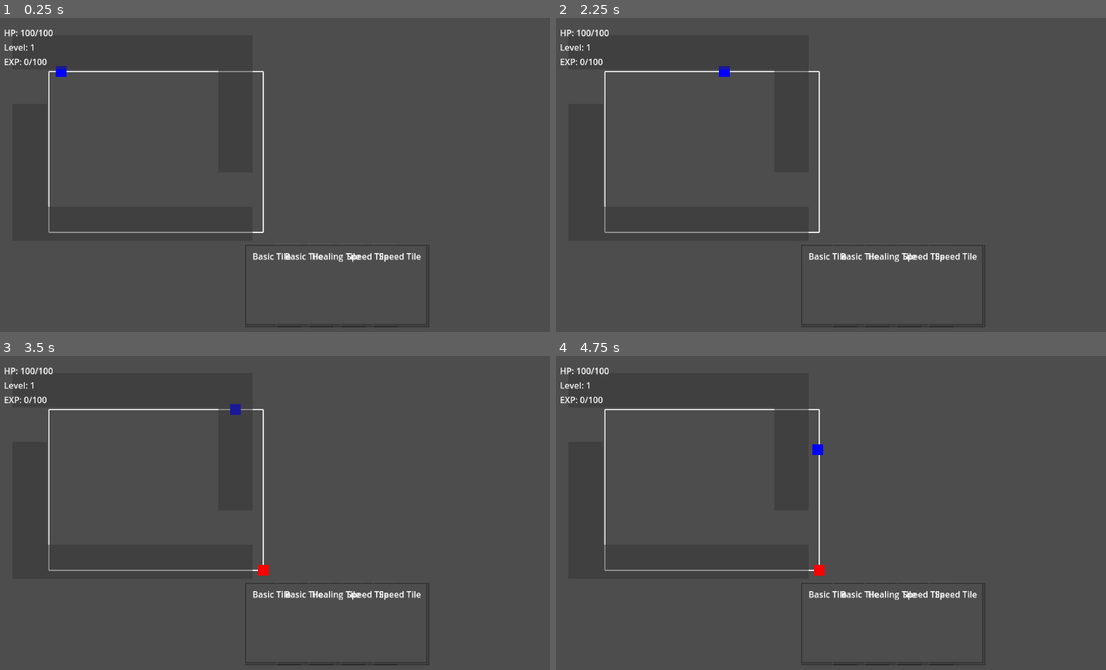
Above: before the commit, frames 1-4 (two rows, left to right).
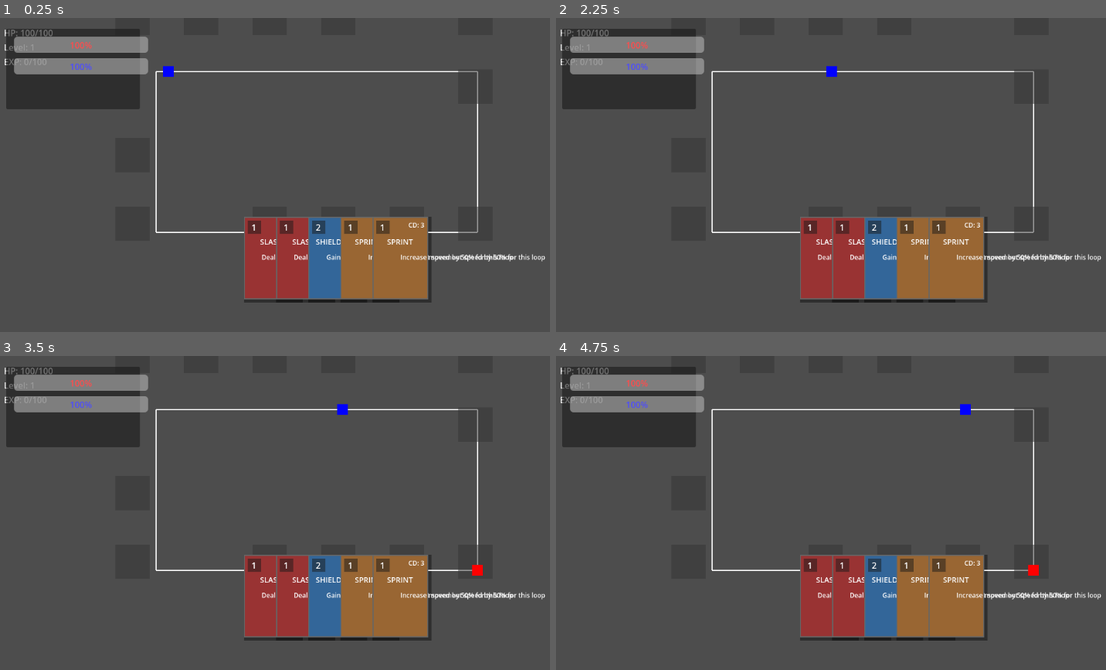
Above: after the commit, the same moments.

Repository: ivajpro/erlenmeyer
Game: Godot game, scene res://scenes/levels/game_loop.tscn
The game is run twice, just before and just after one commit, with the same random seed, the same clock (stepped at 60 frames per second) and the same inputs.
Inputs (mouse positions are in pixels of both pictures, inside the frame that each line leads up to):
- Up to frame 1 (0.25 s): no input
- Up to frame 2 (2.25 s): move the mouse to (825, 284) at 0.52 s; click (825, 284) at 0.67 s; move the mouse to (858, 284) at 1.27 s; click (858, 284) at 1.42 s; move the mouse to (891, 284) at 2.02 s; click (891, 284) at 2.17 s
- Up to frame 3 (3.5 s): move the mouse to (368, 622) at 2.77 s; click (368, 622) at 2.92 s
- Up to frame 4 (4.75 s): move the mouse to (957, 622) at 3.52 s; click (957, 622) at 3.67 s; move the mouse to (677, 478) at 4.27 s; click (677, 478) at 4.42 s

The runs differ from the first frame. In frame 1, 16% of the frame differs, in the area x 1-100%, y 3-99%; in frame 2, 16%; in frame 3, 16%; in frame 4, 16%.

Commit message:
Now using abilities instead of tils

Diff:
--- a/loop-fantasy/resources/ui_theme.tres
+++ b/loop-fantasy/resources/ui_theme.tres
@@ -1,11 +1,11 @@
 [gd_resource type="Theme" load_steps=2 format=3]
 
-[sub_resource type="StyleBoxFlat" id=1]
+[sub_resource type="StyleBoxFlat" id="StyleBoxFlat_panel"]
 bg_color = Color(0.12, 0.12, 0.18, 0.95)
-border_width_left = 2
-border_width_top = 2
-border_width_right = 2
-border_width_bottom = 2
+border_width_left = 3
+border_width_top = 3
+border_width_right = 3
+border_width_bottom = 3
 border_color = Color(0.3, 0.3, 0.4, 1.0)
 corner_radius_top_left = 8
 corner_radius_top_right = 8
@@ -13,3 +13,18 @@
 corner_radius_bottom_left = 8
 shadow_color = Color(0, 0, 0, 0.3)
 shadow_size = 4
+
+[sub_resource type="StyleBoxFlat" id="StyleBoxFlat_card_area"]
+bg_color = Color(0.15, 0.15, 0.2, 0.9)
+border_width_left = 2
+border_width_top = 2
+border_width_right = 2
+border_width_bottom = 2
+border_color = Color(0.4, 0.4, 0.5, 1.0)
+corner_radius_top_left = 12
+corner_radius_top_right = 12
+expand_margin_top = 10
+
+[resource]
+Panel/styles/panel = SubResource("StyleBoxFlat_panel")
+CardArea/styles/normal = SubResource("StyleBoxFlat_card_area")
--- /dev/null
+++ b/loop-fantasy/scripts/cards/ability_data.gd
@@ -0,0 +1,32 @@
+extends Node
+
+const ABILITIES = {
+    "slash": {
+        "type": "attack",
+        "name": "Slash",
+        "description": "Deal 5 damage to an enemy",
+        "mana_cost": 1,
+        "cooldown": 0
+    },
+    "shield": {
+        "type": "defense",
+        "name": "Shield Block",
+        "description": "Gain 5 armor until next turn",
+        "mana_cost": 2,
+        "cooldown": 1
+    },
+    "heal": {
+        "type": "heal",
+        "name": "Quick Heal",
+        "description": "Restore 8 health points",
+        "mana_cost": 2,
+        "cooldown": 2
+    },
+    "sprint": {
+        "type": "utility",
+        "name": "Sprint",
+        "description": "Increase movement speed by 50% for this loop",
+        "mana_cost": 1,
+        "cooldown": 3
+    }
+}
--- a/loop-fantasy/scripts/cards/card.gd
+++ b/loop-fantasy/scripts/cards/card.gd
@@ -6,71 +6,112 @@
 signal mouse_exited(card: Card)
 signal card_selected(card: Card)
 
-@export var tile_type: String = "basic"
-@export var card_name: String = "Basic Tile"
-@export var description: String = "A basic path tile"
+@export var ability_type: String = "attack":
+	set(value):
+		ability_type = value
+		_update_card_style()
+
+@export var card_name: String = "Basic Attack"
+@export var description: String = "Deal 5 damage to an enemy"
+@export var mana_cost: int = 1
+@export var cooldown: int = 0
 
 var is_selected: bool = false
 var is_hovered: bool = false
-
-@onready var background = $Background
-@onready var label = $Label
+var card_colors = {
+	"attack": Color(0.6, 0.2, 0.2),  # Red for damage
+	"defense": Color(0.2, 0.4, 0.6),  # Blue for protection
+	"heal": Color(0.2, 0.6, 0.3),     # Green for healing
+	"utility": Color(0.6, 0.4, 0.2)   # Orange for utility
+}
 
 func _ready():
 	_create_visual()
 	_setup_area()
 
 func _create_visual():
-	# Add drop shadow
+	# Container for all card elements
+	var container = Control.new()
+	container.name = "CardContainer"
+	add_child(container)
+
+	# Drop shadow
 	var shadow = ColorRect.new()
 	shadow.name = "Shadow"
-	shadow.size = Vector2(104, 154)
-	shadow.position = Vector2(-52 + 2, -77 + 2)
-	shadow.color = Color(0, 0, 0, 0.3)
+	shadow.size = Vector2(110, 160)
+	shadow.position = Vector2(-55 + 3, -80 + 3)
+	shadow.color = Color(0, 0, 0, 0.4)
 	shadow.z_index = -2
-	add_child(shadow)
+	container.add_child(shadow)
 
-	# Create border with gradient
+	# Card border
 	var border = ColorRect.new()
 	border.name = "Border"
 	border.size = Vector2(104, 154)
 	border.position = Vector2(-52, -77)
 	border.color = Color(0.4, 0.4, 0.4, 1.0)
-	add_child(border)
+	container.add_child(border)
 
-	# Create card background
+	# Main background with ability color
 	var bg_rect = ColorRect.new()
 	bg_rect.name = "Background"
 	bg_rect.size = Vector2(100, 150)
 	bg_rect.position = Vector2(-50, -75)
-	bg_rect.color = Color(0.2, 0.2, 0.2, 1.0)
-	bg_rect.z_index = 0
-	add_child(bg_rect)
+	bg_rect.color = card_colors[ability_type]
+	container.add_child(bg_rect)
 
-	# Create card frame
-	var frame = ColorRect.new()
-	frame.name = "Frame"
-	frame.size = Vector2(96, 146)
-	frame.position = Vector2(-48, -73)
-	frame.color = Color(0.3, 0.3, 0.3, 1.0)
-	frame.z_index = 1
-	add_child(frame)
+	# Cost circle in top-left
+	var cost_bg = ColorRect.new()
+	cost_bg.name = "CostBg"
+	cost_bg.size = Vector2(25, 25)
+	cost_bg.position = Vector2(-45, -70)
+	cost_bg.color = Color(0.1, 0.1, 0.1, 0.5)
+	container.add_child(cost_bg)
 
-	# Add card name with higher z-index
-	var name_label = Label.new()
-	name_label.name = "CardLabel"  # Changed name to be more specific
-	name_label.text = card_name
-	name_label.horizontal_alignment = HORIZONTAL_ALIGNMENT_CENTER
-	name_label.size = Vector2(90, 30)
-	name_label.position = Vector2(-45, -65)
-	name_label.add_theme_color_override("font_color", Color.WHITE)
-	name_label.z_index = 2
-	add_child(name_label)
+	var cost_label = Label.new()
+	cost_label.name = "CostLabel"
+	cost_label.text = str(mana_cost)
+	cost_label.horizontal_alignment = HORIZONTAL_ALIGNMENT_CENTER
+	cost_label.vertical_alignment = VERTICAL_ALIGNMENT_CENTER
+	cost_label.position = cost_bg.position
+	cost_label.size = cost_bg.size
+	cost_label.add_theme_font_size_override("font_size", 16)
+	container.add_child(cost_label)
+
+	# Card name
+	var title = Label.new()
+	title.name = "Title"
+	title.text = card_name.to_upper()
+	title.horizontal_alignment = HORIZONTAL_ALIGNMENT_CENTER
+	title.position = Vector2(-45, -40)
+	title.size = Vector2(90, 25)
+	title.add_theme_font_size_override("font_size", 14)
+	container.add_child(title)
+
+	# Description text
+	var desc = Label.new()
+	desc.name = "Description"
+	desc.text = description
+	desc.horizontal_alignment = HORIZONTAL_ALIGNMENT_CENTER
+	desc.position = Vector2(-45, -10)
+	desc.size = Vector2(90, 60)
+	desc.autowrap_mode = TextServer.AUTOWRAP_WORD
+	desc.add_theme_font_size_override("font_size", 12)
+	container.add_child(desc)
+
+	# Cooldown indicator (if any)
+	if cooldown > 0:
+		var cd_label = Label.new()
+		cd_label.name = "CooldownLabel"
+		cd_label.text = "CD: " + str(cooldown)
+		cd_label.position = Vector2(15, -70)
+		cd_label.add_theme_font_size_override("font_size", 12)
+		container.add_child(cd_label)
 
 func _setup_area():
 	var area = Area2D.new()
 	area.name = "CardArea"
-	area.input_pickable = true  # Make sure this is set
+	area.input_pickable = true
 
 	var collision = CollisionShape2D.new()
 	var shape = RectangleShape2D.new()
@@ -81,36 +122,47 @@
 	area.add_child(collision)
 	add_child(area)
 
-	# Connect both mouse and input events
 	area.mouse_entered.connect(_on_mouse_enter)
 	area.mouse_exited.connect(_on_mouse_exit)
 	area.input_event.connect(_input_event)
 
 func _process(_delta):
-	var border = get_node_or_null("Border")
-	if border:
-		if is_selected:
-			print("Card is selected: ", card_name)  # Debug print
-			border.color = Color(1, 0, 0, 0.8)  # Bright red for selected
-			scale = Vector2(1.1, 1.1)  # Make selected card slightly larger
-		elif is_hovered:
-			border.color = Color(1, 1, 1, 0.5)  # White for hover
-			scale = Vector2(1.05, 1.05)  # Slightly larger on hover
-		else:
-			border.color = Color(0.4, 0.4, 0.4, 0.3)  # Default gray
-			scale = Vector2(1.0, 1.0)  # Normal size
+	_update_visual_state()
+
+func _update_visual_state():
+	if not is_instance_valid(self):
+		return
+
+	var tween = create_tween()
+
+	if is_selected:
+		tween.tween_property(self, "scale", Vector2(1.1, 1.1), 0.15)
+		tween.parallel().tween_property(self, "rotation_degrees", -5, 0.15)
+		tween.parallel().tween_property(self, "modulate", Color(1.2, 1.2, 1.4), 0.15)
+	elif is_hovered:
+		tween.tween_property(self, "scale", Vector2(1.05, 1.05), 0.15)
+		tween.parallel().tween_property(self, "rotation_degrees", -2, 0.15)
+		tween.parallel().tween_property(self, "modulate", Color(1.1, 1.1, 1.2), 0.15)
+	else:
+		tween.tween_property(self, "scale", Vector2(1, 1), 0.15)
+		tween.parallel().tween_property(self, "rotation_degrees", 0, 0.15)
+		tween.parallel().tween_property(self, "modulate", Color(1, 1, 1), 0.15)
+
+func _update_card_style():
+	var bg = get_node_or_null("CardContainer/Background")
+	var header = get_node_or_null("CardContainer/Header")
+	if bg and header:
+		bg.color = card_colors[ability_type]
+		header.color = card_colors[ability_type].lightened(0.1)
 
 func _on_mouse_enter():
 	is_hovered = true
-	mouse_entered.emit(self)  # Use .emit() syntax
+	mouse_entered.emit(self)
 
 func _on_mouse_exit():
 	is_hovered = false
 	mouse_exited.emit(self)
 
 func _input_event(_viewport, event, _shape_idx):
-	if event is InputEventMouseMotion:
-		is_hovered = true
-	elif event is InputEventMouseButton and event.pressed:
-		print("Card clicked: ", card_name)  # Debug print
-		card_selected.emit(self)  # Use new signal instead of direct parent call
+	if event is InputEventMouseButton and event.pressed:
+		card_selected.emit(self)
--- a/loop-fantasy/scripts/core/loop_manager.gd
+++ b/loop-fantasy/scripts/core/loop_manager.gd
@@ -1,13 +1,13 @@
 extends Node2D
 
 const LOOP_PATH_POINTS = [
-	Vector2(100, 100),
-	Vector2(500, 100),
-	Vector2(500, 400),
-	Vector2(100, 400)
+	Vector2(300, 100),   # Top left - Moved up
+	Vector2(900, 100),   # Top right - Moved up
+	Vector2(900, 400),   # Bottom right - Moved up
+	Vector2(300, 400)    # Bottom left - Moved up
 ]
 
-const TILE_SIZE = 64
+const TILE_SIZE = 128  # Increased from 96
 var placed_tiles = {}  # Dictionary to store placed tiles
 var current_point_index: int = 0
 var hero_node: CharacterBody2D
--- a/loop-fantasy/scripts/ui/hand_manager.gd
+++ b/loop-fantasy/scripts/ui/hand_manager.gd
@@ -3,14 +3,27 @@
 
 # Add this line at the top to ensure Card class is loaded
 const CardScene = preload("res://scripts/cards/card.gd")
+const AbilityData = preload("res://scripts/cards/ability_data.gd")
 
 var card_scene = preload("res://scenes/cards/card.tscn")
 var max_cards: int = 5
 var cards: Array = []
 var card_types = ["basic", "healing", "damage", "speed"]
+var ability_pool = ["slash", "shield", "heal", "sprint"]
 var selected_card: Card = null
 
 func _ready():
+	# Create card area background
+	var card_area = Panel.new()
+	card_area.name = "CardArea"
+	card_area.set_anchors_preset(Control.PRESET_BOTTOM_WIDE)
+	card_area.custom_minimum_size = Vector2(0, 200)
+
+	# Fix the get_stylebox call by providing both required arguments
+	var theme = load("res://resources/ui_theme.tres")
+	card_area.add_theme_stylebox_override("panel", theme.get_stylebox("CardArea", "Panel"))
+	add_child(card_area)
+
 	draw_initial_hand()
 
 func draw_initial_hand():
@@ -23,15 +36,22 @@
 
 	var card: Card = card_scene.instantiate() as Card
 	if card:
-		 # Calculate card positions to center them at bottom
+		var ability_id = ability_pool[randi() % ability_pool.size()]
+		var ability = AbilityData.ABILITIES[ability_id]
+
+		card.ability_type = ability.type
+		card.card_name = ability.name
+		card.description = ability.description
+		card.mana_cost = ability.mana_cost
+		card.cooldown = ability.cooldown
+
+		# Position cards well below the loop area
 		var viewport_size = get_viewport_rect().size
 		var total_width = (cards.size() + 1) * 120  # 120 is card spacing
 		var start_x = (viewport_size.x - total_width) / 2
 		var card_x = start_x + (120 * cards.size())
-		var card_y = viewport_size.y - 150  # 150 pixels from bottom
+		var card_y = viewport_size.y - 200  # Place cards 200 pixels from bottom
 
-		card.tile_type = card_types[randi() % card_types.size()]
-		card.card_name = card.tile_type.capitalize() + " Tile"
 		card.position = Vector2(card_x, card_y)
 
 		# Connect signals using new syntax
--- a/loop-fantasy/scripts/ui/hud.gd
+++ b/loop-fantasy/scripts/ui/hud.gd
@@ -6,6 +6,7 @@
     # Wait for scene tree to be ready
     await get_tree().process_frame
     _find_hero()
+    _create_stats_display()
 
 func _find_hero():
     var hero_node = get_node_or_null("/root/GameLoop/Hero")
@@ -29,3 +30,36 @@
     $MarginContainer/StatsContainer/HealthLabel.text = "HP: %d/%d" % [hero.stats.health, hero.stats.max_health]
     $MarginContainer/StatsContainer/LevelLabel.text = "Level: %d" % hero.stats.level
     $MarginContainer/StatsContainer/ExpLabel.text = "EXP: %d/%d" % [hero.stats.experience, hero.stats.next_level]
+
+func _create_stats_display():
+    # Main stats container
+    var stats_panel = Panel.new()
+    stats_panel.set_anchors_preset(Control.PRESET_TOP_LEFT)
+    stats_panel.position = Vector2(20, 20)
+    stats_panel.size = Vector2(250, 150)
+
+    var stats_container = VBoxContainer.new()
+    stats_container.set_anchors_preset(Control.PRESET_FULL_RECT)
+    stats_container.add_theme_constant_override("separation", 10)
+    stats_container.position = Vector2(15, 15)
+
+    # Health bar with icon
+    var health_bar = ProgressBar.new()
+    health_bar.name = "HealthBar"
+    health_bar.custom_minimum_size = Vector2(220, 30)
+    health_bar.max_value = 100
+    health_bar.value = 100
+    health_bar.add_theme_color_override("font_color", Color(1, 0.3, 0.3))
+
+    # Mana bar with icon
+    var mana_bar = ProgressBar.new()
+    mana_bar.name = "ManaBar"
+    mana_bar.custom_minimum_size = Vector2(220, 30)
+    mana_bar.max_value = 100
+    mana_bar.value = 100
+    mana_bar.add_theme_color_override("font_color", Color(0.3, 0.3, 1))
+
+    stats_container.add_child(health_bar)
+    stats_container.add_child(mana_bar)
+    stats_panel.add_child(stats_container)
+    add_child(stats_panel)
